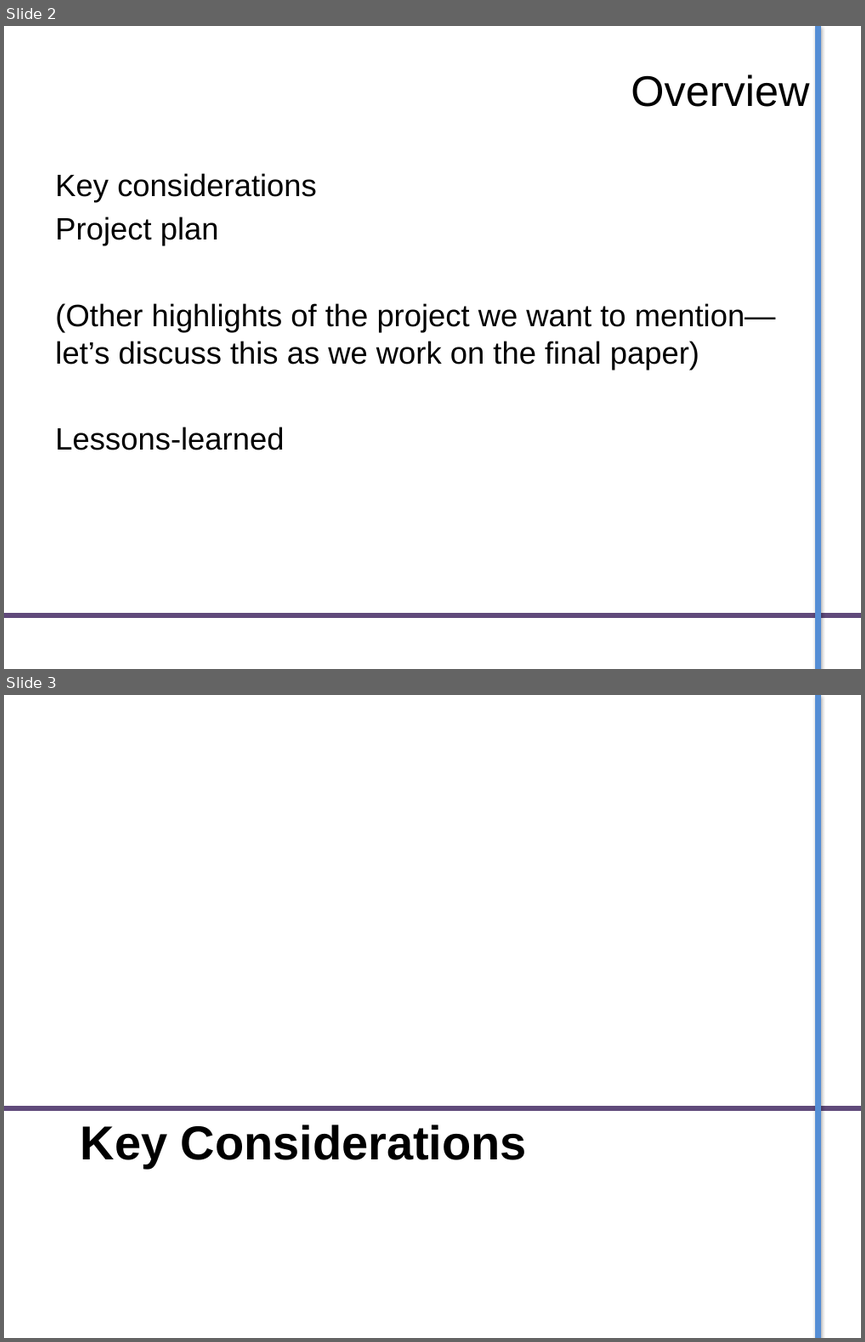
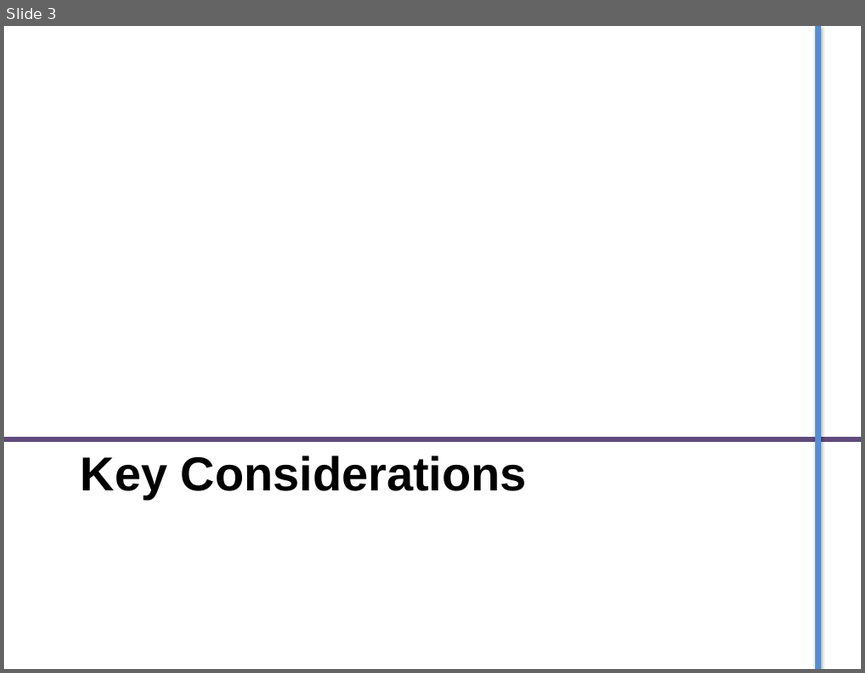
Before and after one commit to GP-Genie-Team/GPGenie, a slide deck: ProjectDoc/Project PPT.pptx. Shown one above the other, each under a label of ours: slides 2 and 3 before the commit, slide 3 after it. The pictures are 865x1342 and 865x673 pixels, drawn with LibreOffice and Linux fonts; fonts in the diff are those of the drawing. Boxes give left, top, right and bottom in pixels: in the first picture for what was removed or moved away, otherwise in the second. Text is boxed around its words. In the diff, an @@ line names an element or a change of style, - is before the commit and + after.

```diff
--- a/ProjectDoc/Project PPT.pptx
+++ b/ProjectDoc/Project PPT.pptx
@@ slide 2 removed at bbox=[4, 26, 861, 669], background #FFFFFF; not listed: 1 template element that a slide beside it also shows @@
@@ title removed at bbox=[630, 74, 809, 107] @@
-Overview
@@ text removed at bbox=[55, 173, 776, 450] @@
-Key considerations
-Project plan
-(Other highlights of the project we want to mention—let’s discuss this as we work on the final paper)
-Lessons-learned
@@ line removed from (4, 616) to (861, 616) @@
```
Also in this commit, not shown: 22 slides added, 1 other file.
